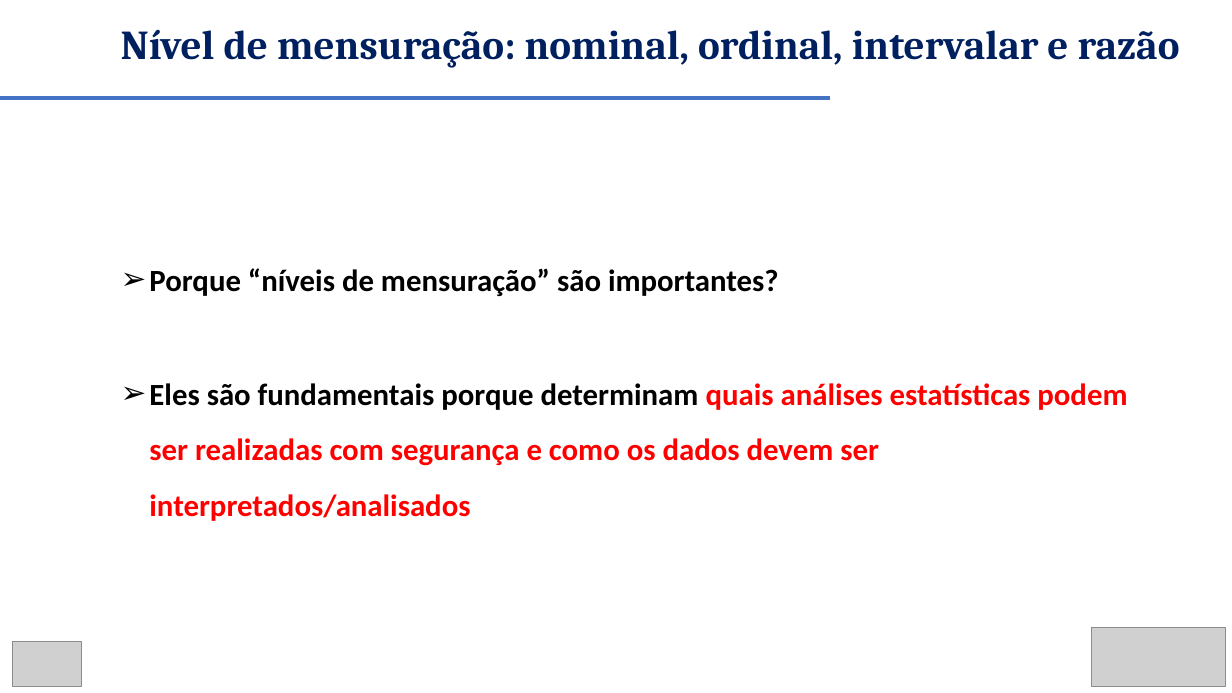
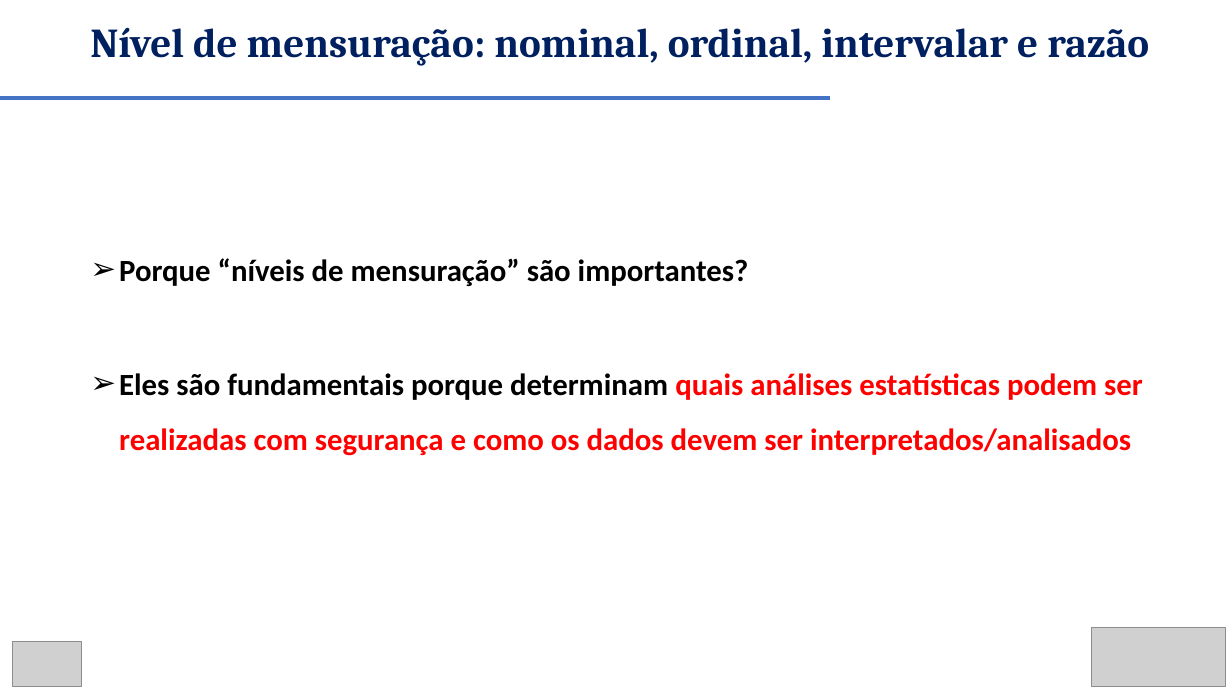
Before and after one commit to renanxcortes/teaching, a slide deck: slide 11 of Metodos_Estatisticos/slides/semana_1_a_2.pptx. Drawn at 1232x693 pixels with LibreOffice and Linux fonts; fonts in the diff are those of the drawing; grey boxes stand for pictures. Boxes give left, top, right and bottom in pixels: in the first picture for what was removed or moved away, otherwise in the second. Text is boxed around its words. In the diff, an @@ line names an element or a change of style, - is before the commit and + after.

```diff
--- a/Metodos_Estatisticos/slides/semana_1_a_2.pptx
+++ b/Metodos_Estatisticos/slides/semana_1_a_2.pptx
@@ text "Nível de mensuração: nominal, ordinal, ...": place and size @@
-text "Nível de mensuração: nominal, ordinal, ..." at (121, 30, 1180, 68)
+text "Nível de mensuração: nominal, ordinal, ..." at (90, 27, 1149, 66)
@@ text "Porque “níveis de mensuração” são ..." rewrapped from (149, 268, 1127, 521) to (119, 258, 1143, 456) @@
```
Also in this commit, not shown: 5 other slides changed.
